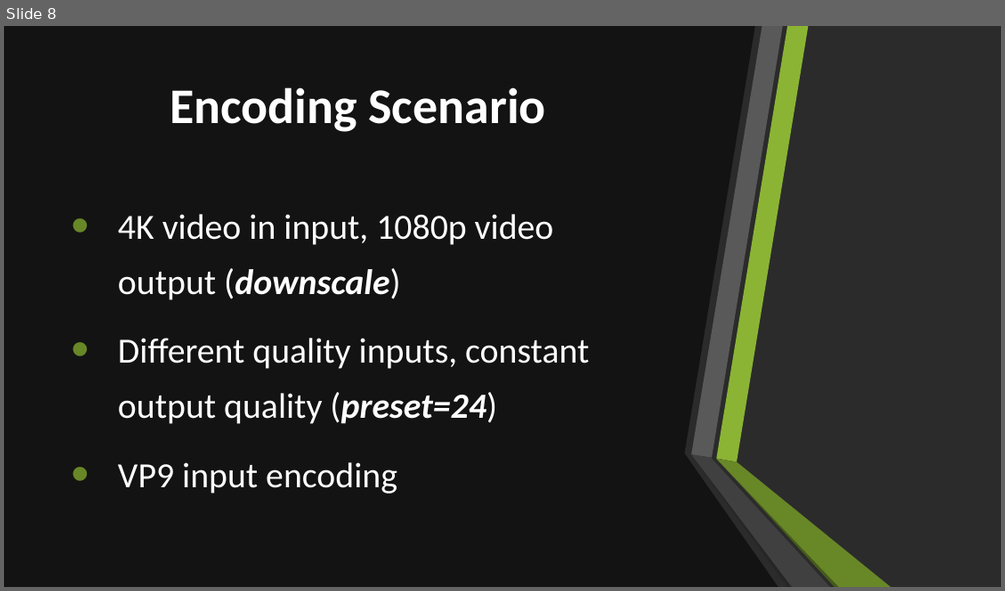
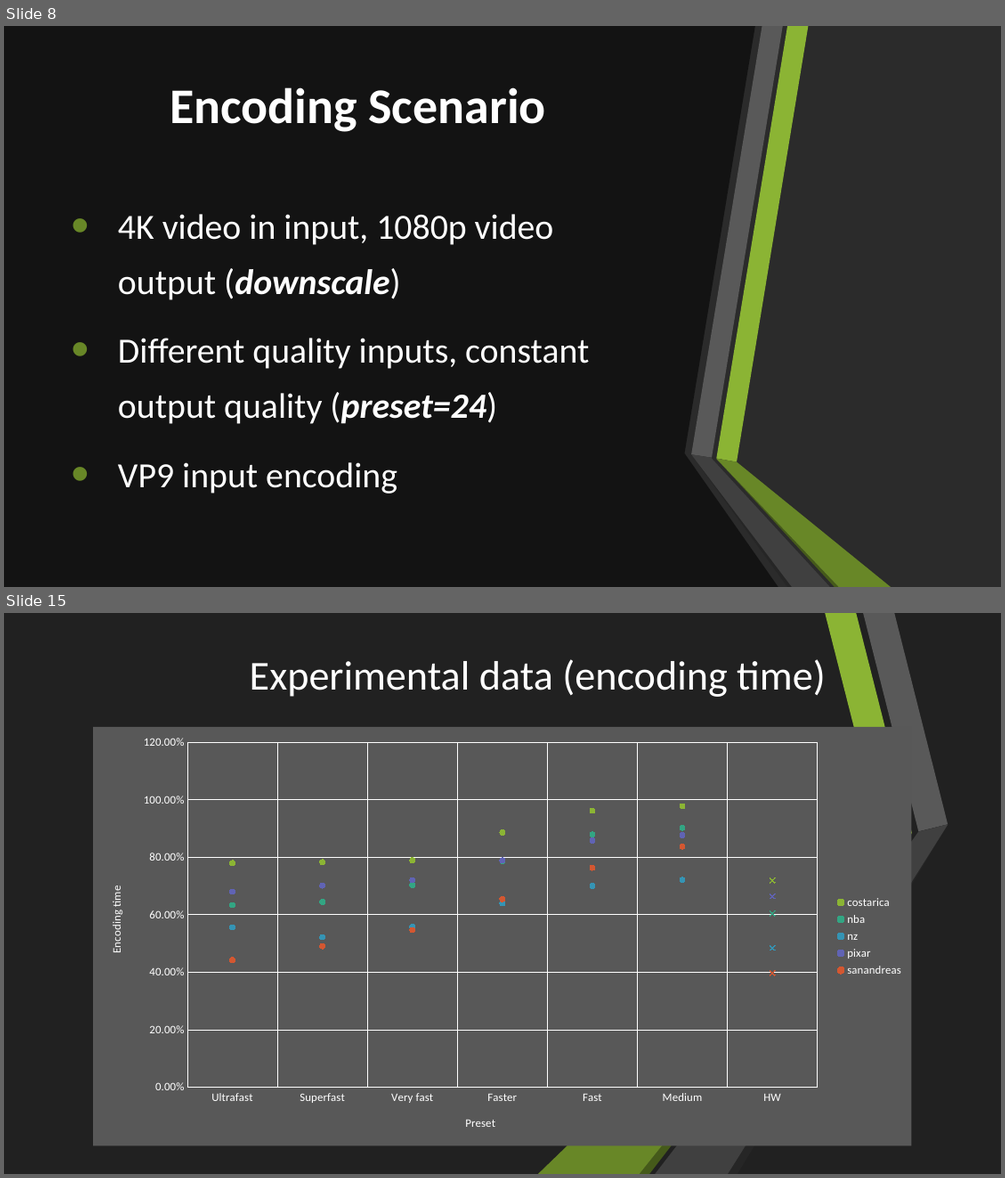
Before and after one commit to Rijndael99/encoding_bench, a slide deck: presentation.pptx. Shown one above the other, each under a label of ours: slide 8 before the commit, slides 8 and 15 after it; the slides between them are not shown. The pictures are 1005x591 and 1005x1178 pixels, drawn with LibreOffice and Linux fonts; fonts in the diff are those of the drawing; background and template pictures are left out; a plain dark background stands for a picture behind light text. Boxes give left, top, right and bottom in pixels: in the first picture for what was removed or moved away, otherwise in the second. Text is boxed around its words. In the diff, an @@ line names an element or a change of style, - is before the commit and + after.

```diff
--- a/presentation.pptx
+++ b/presentation.pptx
@@ slide 15 added at (4,613,1001,1174), background #212121; not listed: 3 template elements that a slide beside it also shows @@
@@ rectangle added at (4,613,1001,1174), fill #212121 @@
@@ freeform shape added at (16,613,107,1045), fill #FFFFFF @@
@@ title added at (250,659,825,697), 39.6 pt, text #FFFFFF @@
+Experimental data (encoding time)
@@ line chart added at (93,727,912,1145) @@
+categories: Ultrafast, Superfast, Very fast, Faster, Fast, Medium, HW
+costarica: 0.78, 0.78, 0.79, 0.89, 0.96, 0.98, 0.72
+nba: 0.63, 0.64, 0.7, 0.79, 0.88, 0.9, 0.6
+nz: 0.56, 0.52, 0.56, 0.64, 0.7, 0.72, 0.48
+pixar: 0.68, 0.7, 0.72, 0.79, 0.86, 0.88, 0.66
+sanandreas: 0.44, 0.49, 0.55, 0.65, 0.76, 0.84, 0.4
@@ group added at (538,613,948,1174): 6 freeform shapes @@
@@ freeform shape added at (16,1041,116,1174), fill #FFFFFF @@
@@ freeform shape added at (16,1041,154,1174), fill #FFFFFF @@
```
Also in this commit, not shown: 5 slides changed, 7 other slides added.
